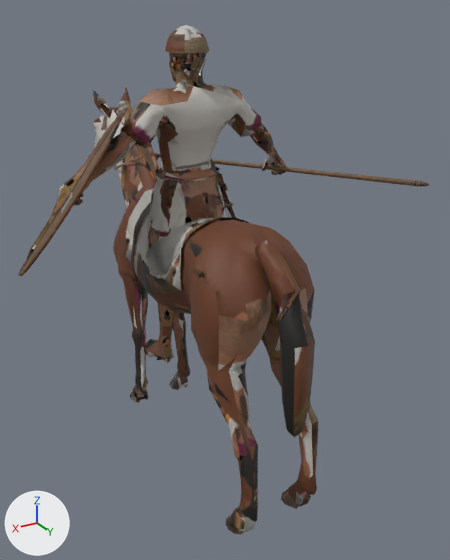
The glTF model public/battles/models/iberian-gallic-cavalry.glb: old version first, new version second.
Both versions are drawn from a 50 mm camera at (1.43, 2.56, 2.3) aimed at (-0.2, -0.15, 0.94). The lights are fixed; the arrows at lower left show +X, +Y and +Z. The first picture is the older version. Objects named as collision shapes, trigger or cutter boxes, shadow casters or lower levels of detail are left out. Vertices at exactly the same position are counted once.

The first picture shows 'LOD0'.
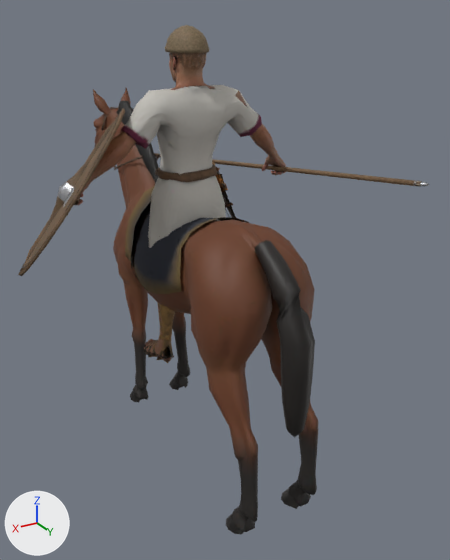
Diff of the bpy script that builds the scene:
```diff
--- a/public/battles/models/iberian-gallic-cavalry.glb.py
+++ b/public/battles/models/iberian-gallic-cavalry.glb.py
@@ me_lod0 @@
 # used by ob_lod0; location = (0.0, 0.0, 0.0)
-me_lod0.from_pydata(...)  # 3969 vertices, 7217 faces; spans x -0.88..0.87, y -1.55..0.84, z 0.0..2.24
+me_lod0.from_pydata(...)  # 3988 vertices, 7216 faces; spans x -0.88..0.87, y -1.55..0.84, z 0.0..2.24
+# me_lod0 part 1: 6 vertices moved from x -0.15..0.2, y -0.26..-0.09, z 1.18..1.55 to x -0.19..0.22, y -0.26..-0.1, z 1.18..1.55; 90 vertices removed from x -0.35..0.34, y -0.3..-0.02, z 1.15..1.98; 109 vertices added at x -0.35..0.35, y -0.3..-0.02, z 1.15..1.98
+# me_lod0 part 2: 6158 kept faces spanning x -0.88..0.87, y -1.55..0.84, z 0.0..2.24 get new texture (UV) coordinates
 me_lod0.materials.append(mat_iberian_gallic_cavalry)
```

Boxes [x1, y1, x2, y2] around the edits, measured in the pictures (450 x 560 px; the box of a moved part takes in the faces that stretch with it):
part 1 of me_lod0, moved or reshaped: before [121, 85, 261, 250]; after [121, 85, 262, 248]
part 2 of me_lod0, surface changed: [19, 25, 429, 534] in both
